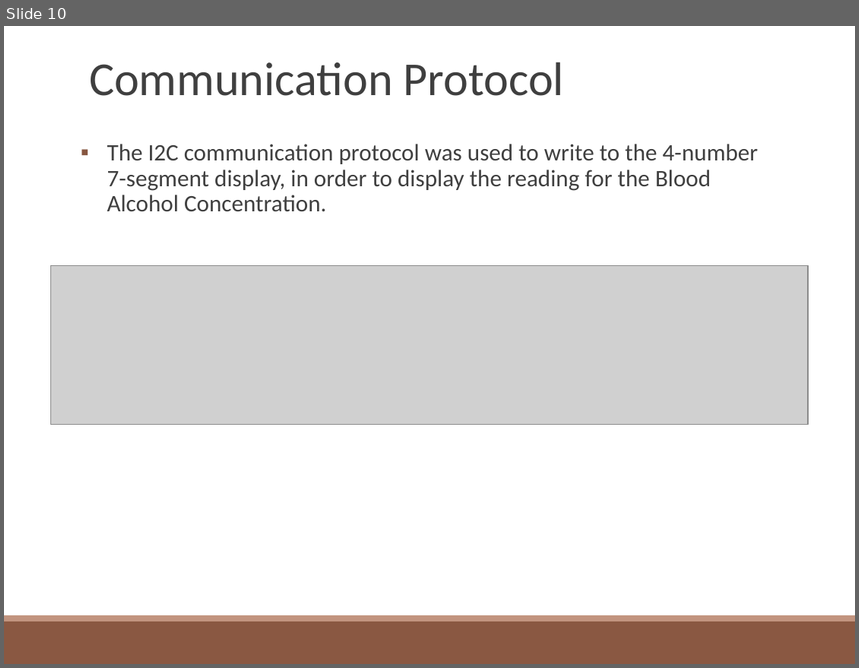
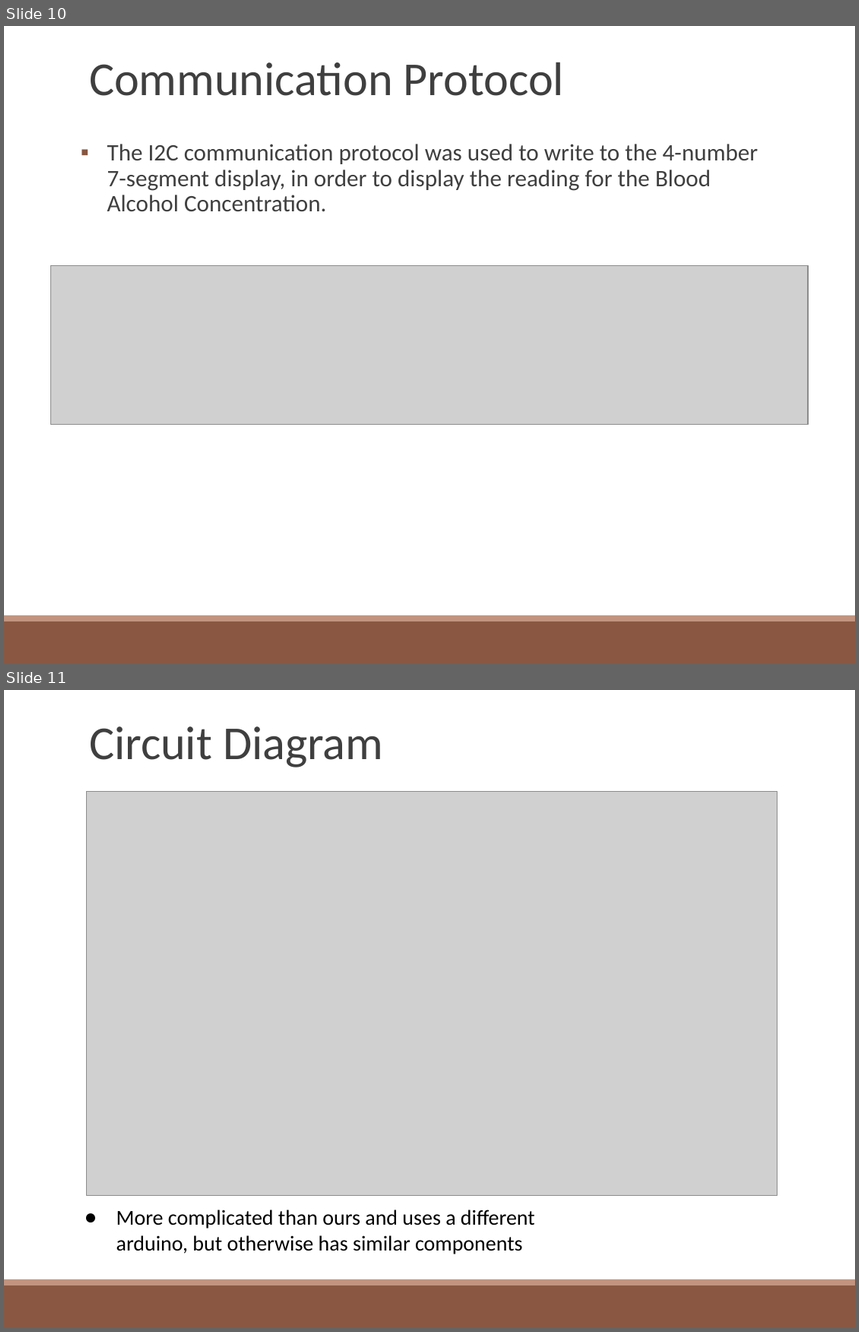
Before and after one commit to Frenchman98/Breathalyzer, a slide deck: Breathalyzer Presentation.pptx. Shown one above the other, each under a label of ours: slide 10 before the commit, slides 10 and 11 after it. The pictures are 859x668 and 859x1332 pixels, drawn with LibreOffice and Linux fonts; fonts in the diff are those of the drawing; grey boxes stand for pictures. Boxes give left, top, right and bottom in pixels: in the first picture for what was removed or moved away, otherwise in the second. Text is boxed around its words. In the diff, an @@ line names an element or a change of style, - is before the commit and + after.

Commit message:
updated presentation

```diff
--- a/Breathalyzer Presentation.pptx
+++ b/Breathalyzer Presentation.pptx
@@ slide 11 added at [4, 690, 855, 1328], background #FFFFFF; not listed: 2 template elements that a slide beside it also shows @@
@@ title added at [89, 726, 383, 768], 40 pt, text #3F3F3F @@
+Circuit Diagram
@@ picture added at [87, 791, 778, 1195] @@
@@ text added at [116, 1210, 535, 1255], 18 pt, text #000000 @@
+● More complicated than ours and uses a different arduino, but otherwise has similar components
```
Also in this commit, not shown: 1 slide removed.
